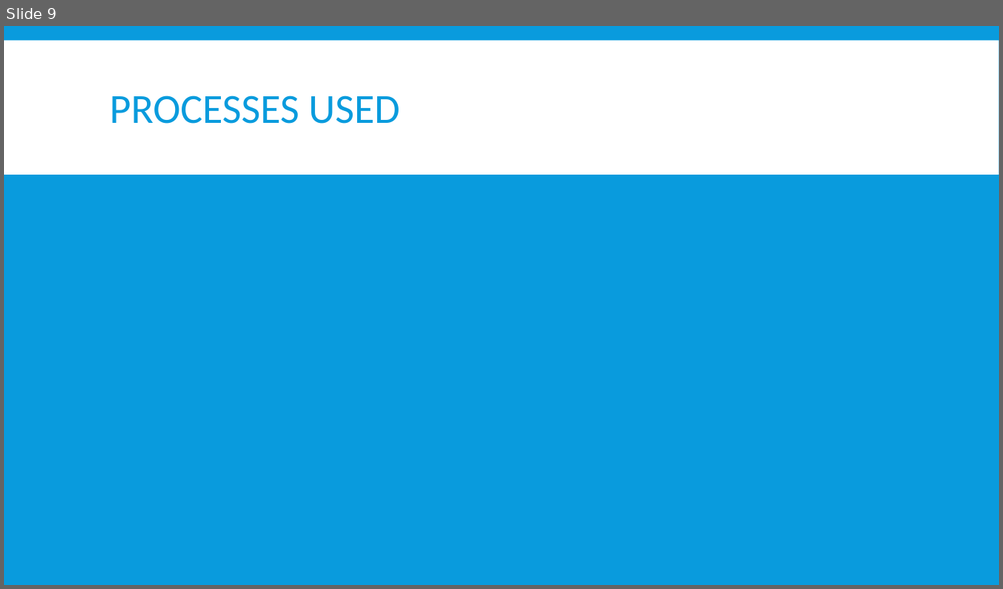
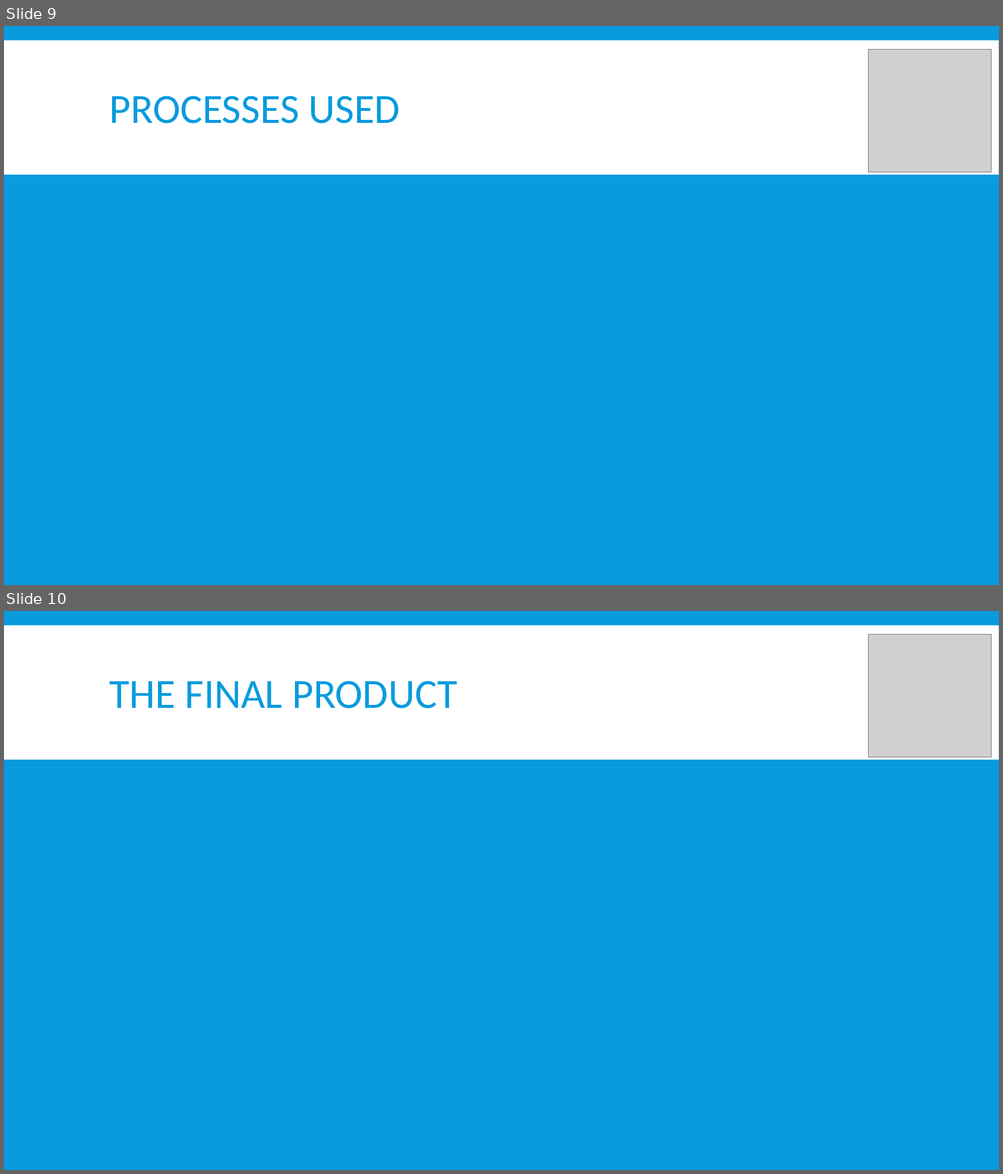
Before and after one commit to bobisapotato/dungeon, a slide deck: Documentation/Team Presentation.pptx. Shown one above the other, each under a label of ours: slide 9 before the commit, slides 9 and 10 after it. The pictures are 1003x589 and 1003x1174 pixels, drawn with LibreOffice and Linux fonts; fonts in the diff are those of the drawing; grey boxes stand for pictures. Boxes give left, top, right and bottom in pixels: in the first picture for what was removed or moved away, otherwise in the second. Text is boxed around its words. In the diff, an @@ line names an element or a change of style, - is before the commit and + after.

```diff
--- a/Documentation/Team Presentation.pptx
+++ b/Documentation/Team Presentation.pptx
@@ slide 10 added at (x1=4, y1=611, x2=999, y2=1170), background #099BDD; not listed: 1 template element that a slide beside it also shows @@
@@ picture added at (x1=868, y1=634, x2=991, y2=758) @@
@@ title added at (x1=110, y1=681, x2=457, y2=709), 40 pt, text #099BDD @@
+THE FINAL PRODUCT
@@ slide 9 changed as well @@
@@ picture added at (x1=868, y1=49, x2=991, y2=173) @@
```
Also in this commit, not shown: 10 other slides changed, 5 other slides added, 3 slides removed, 4 other files.
